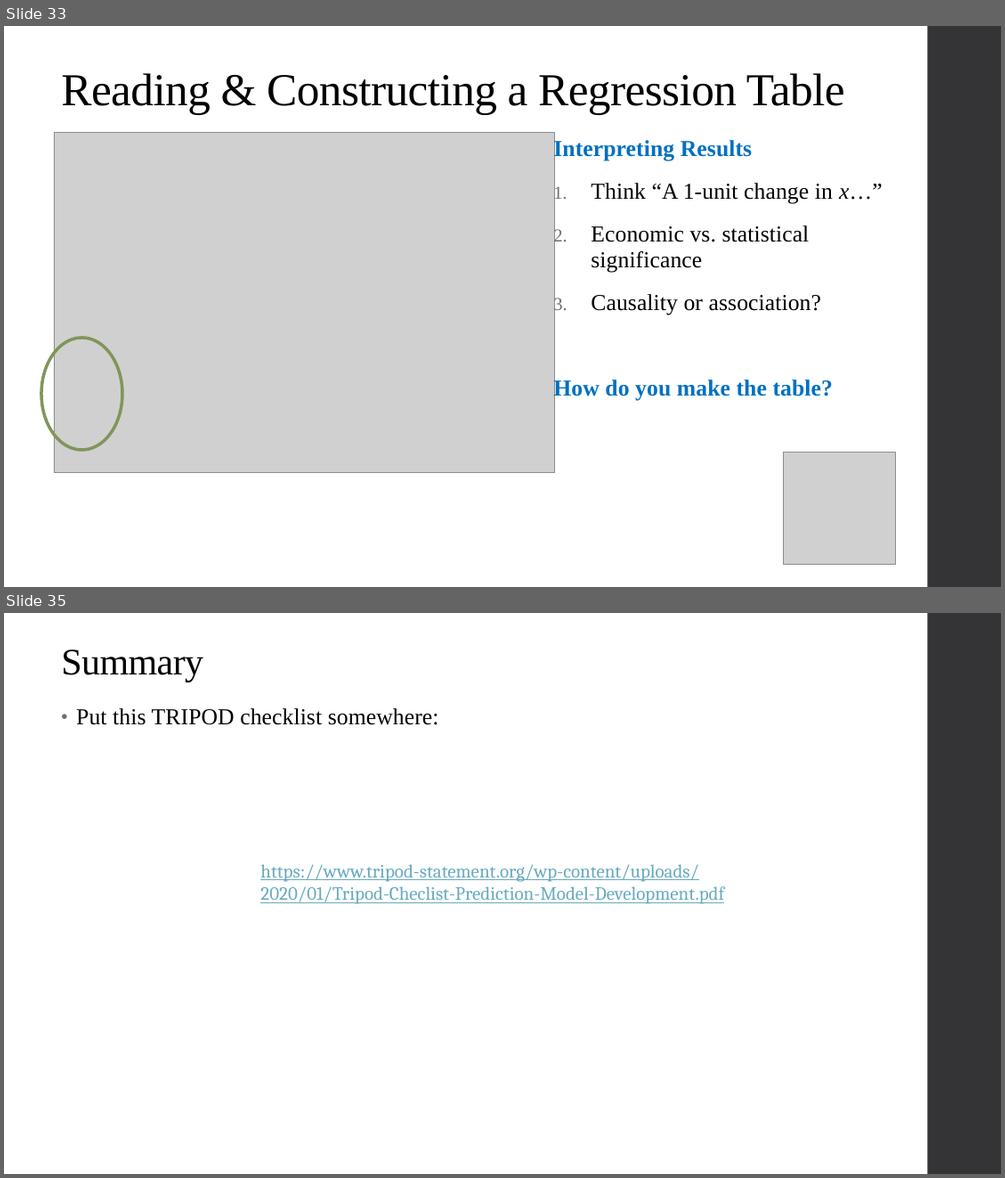
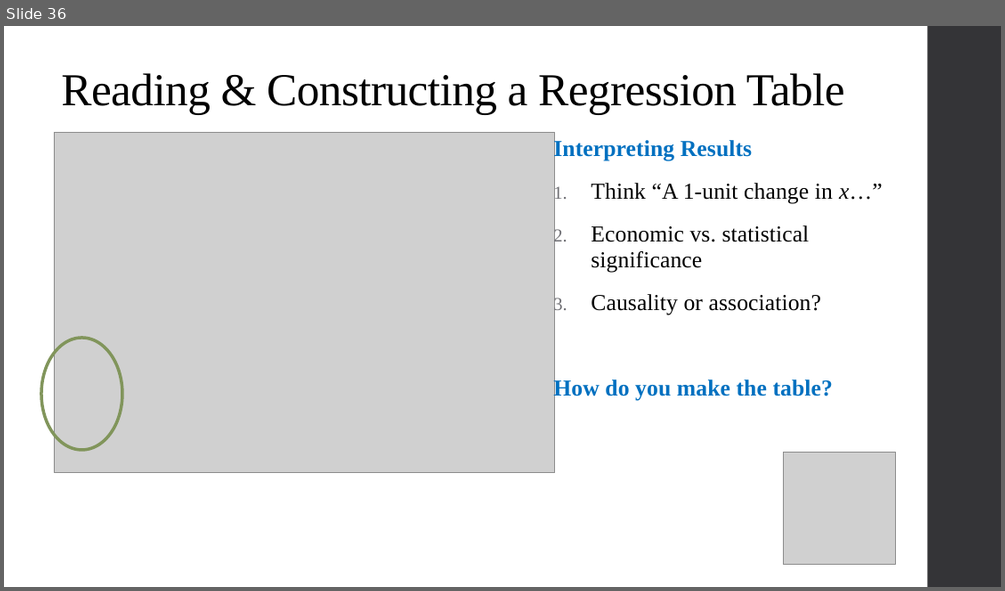
Before and after one commit to qiufei/fork-HAD5744, a slide deck: Lecture03_MultivariateOLS1/Lecture3_MultivariateOLS_2022F.pptx. Shown one above the other, each under a label of ours: slides 33 and 35 before the commit, slide 36 after it; the slides between them are not shown. The pictures are 1005x1178 and 1005x591 pixels, drawn with LibreOffice and Linux fonts; fonts in the diff are those of the drawing; grey boxes stand for pictures. Boxes give left, top, right and bottom in pixels: in the first picture for what was removed or moved away, otherwise in the second. Text is boxed around its words. In the diff, an @@ line names an element or a change of style, - is before the commit and + after.

```diff
--- a/Lecture03_MultivariateOLS1/Lecture3_MultivariateOLS_2022F.pptx
+++ b/Lecture03_MultivariateOLS1/Lecture3_MultivariateOLS_2022F.pptx
@@ slide 35 removed at [4,613,1001,1174], background #FFFFFF; not listed: 1 template element that a slide beside it also shows @@
@@ title removed at [61,649,203,682] @@
-Summary
@@ text removed at [76,708,439,725] @@
-• Put this TRIPOD checklist somewhere:
@@ text removed at [260,864,724,904] @@
-https://www.tripod-statement.org/wp-content/uploads/2020/01/Tripod-Checlist-Prediction-Model-Development.pdf
@@ what was slide 33 is now slide 36 @@
```
Also in this commit, not shown: 4 slides changed, 21 slides added, 1 other slide removed, 5 other files.
